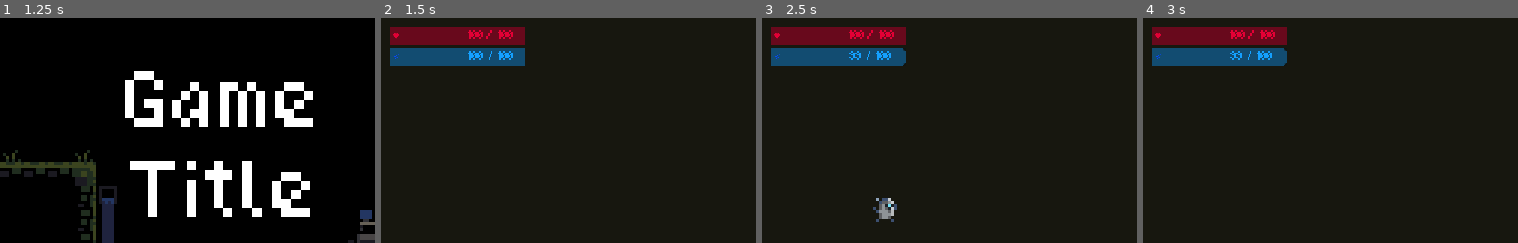
Above: before the commit, frames 1-4 (left to right).
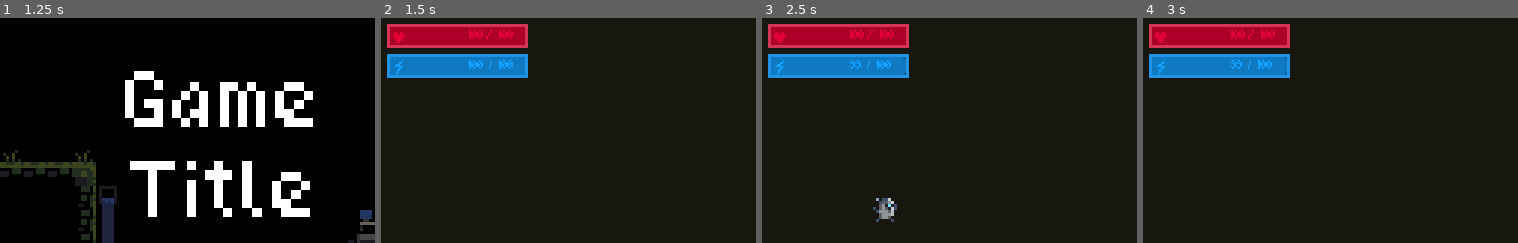
Above: after the commit, the same moments.

Repository: anqilique/2023-GameDev-Internal-Public
Game: Godot game, scene res://scenes/menu/menu.tscn
Two runs of this game, one before a commit and one after it. Both use one fixed random seed, a clock stepped at 60 frames per second and the inputs below.
Inputs (mouse positions are % of the whole screen's width and height, from its top left):
- Up to frame 1 (1.25 s): click "PLAY" at 0.5 s
- Up to frame 2 (1.5 s): click "YES" at 1.25 s
- Up to frame 3 (2.5 s): tap Enter at 2 s; move the mouse to (72, 45) at 2.02 s; hold Right (ui_right) from 2.03 s (still down); tap E (ui_interact) at 2.1 s; tap Up (ui_up) at 2.27 s
- Up to frame 4 (3 s): keep holding Right (ui_right); tap Enter at 2.75 s; move the mouse to (30, 55) at 2.77 s; tap E (ui_interact) at 2.85 s
The pictures show only the part of the screen within x 0-50%, y 0-50%; the shares and areas given below are measured in that part.

Frame 1 is identical in both runs. In frame 2, 8.7% of the frame differs, in the area x 1-40%, y 2-27%; in frame 3, 8.7%; in frame 4, 8.7%.

Commit message:
Alpha - August 27th

Diff:
--- a/GameDevInternal - AHulot/scenes/environment/green_03.tscn
+++ b/GameDevInternal - AHulot/scenes/environment/green_03.tscn
@@ -82,7 +82,7 @@
 color = Color(0.945098, 0.960784, 0.964706, 1)
 
 [node name="Marker2D" type="Marker2D" parent="."]
-position = Vector2(426.564, 67.9848)
+position = Vector2(455.781, 373.639)
 
 [node name="Orbs" parent="." instance=ExtResource("9_b25x1")]
 position = Vector2(-12.3838, -26.4169)
--- a/GameDevInternal - AHulot/scenes/environment/green_04.tscn
+++ b/GameDevInternal - AHulot/scenes/environment/green_04.tscn
@@ -73,7 +73,7 @@
 color = Color(0.945098, 0.960784, 0.964706, 1)
 
 [node name="Marker2D" type="Marker2D" parent="."]
-position = Vector2(611.423, 324.754)
+position = Vector2(692.017, 102.152)
 
 [node name="Orbs" parent="." instance=ExtResource("8_5iong")]
 position = Vector2(-12.3838, -26.4169)
--- a/GameDevInternal - AHulot/scenes/menu/complete.tscn
+++ b/GameDevInternal - AHulot/scenes/menu/complete.tscn
@@ -1,4 +1,7 @@
-[gd_scene format=3 uid="uid://h3mxokjpuqu3"]
+[gd_scene load_steps=3 format=3 uid="uid://h3mxokjpuqu3"]
+
+[ext_resource type="Script" path="res://scripts/menu/complete.gd" id="1_h01h8"]
+[ext_resource type="Theme" uid="uid://c2f6p6bex2d8r" path="res://other/theme.tres" id="2_p3c4j"]
 
 [node name="Complete" type="Control"]
 layout_mode = 3
@@ -7,6 +10,7 @@
 anchor_bottom = 1.0
 grow_horizontal = 2
 grow_vertical = 2
+script = ExtResource("1_h01h8")
 
 [node name="CanvasLayer" type="CanvasLayer" parent="."]
 
@@ -23,3 +27,13 @@
 offset_bottom = 89.7544
 text = "Game Complete! :D"
 horizontal_alignment = 1
+
+[node name="Return" type="Button" parent="CanvasLayer"]
+offset_left = 88.8245
+offset_top = 95.1241
+offset_right = 160.824
+offset_bottom = 123.124
+theme = ExtResource("2_p3c4j")
+text = "RETURN"
+
+[connection signal="pressed" from="CanvasLayer/Return" to="." method="_on_return_pressed"]
--- a/GameDevInternal - AHulot/scenes/objects/bullet.tscn
+++ b/GameDevInternal - AHulot/scenes/objects/bullet.tscn
@@ -1,22 +1,24 @@
-[gd_scene load_steps=4 format=3]
+[gd_scene load_steps=4 format=3 uid="uid://cxn7kj3jiu6g2"]
 
 [ext_resource type="Script" path="res://scripts/objects/bullet.gd" id="1_urua1"]
 [ext_resource type="Texture2D" uid="uid://dn5yh4ul23jgg" path="res://assets/bullet.png" id="2_agh12"]
 
 [sub_resource type="RectangleShape2D" id="RectangleShape2D_m7ht5"]
-size = Vector2(2.25132, 2.29241)
+size = Vector2(3.77931, 3.75167)
 
 [node name="Bullet" type="Area2D"]
 z_index = -1
+scale = Vector2(0.5, 0.5)
 collision_mask = 5
 script = ExtResource("1_urua1")
 
 [node name="Sprite2D" type="Sprite2D" parent="."]
-scale = Vector2(0.25, 0.25)
+position = Vector2(0.0286527, 0.0259876)
 texture = ExtResource("2_agh12")
 
 [node name="SolidCollision" type="CollisionShape2D" parent="."]
-rotation = -1.5708
+position = Vector2(0.0237648, 0.00801849)
+scale = Vector2(0.5, 0.5)
 shape = SubResource("RectangleShape2D_m7ht5")
 
 [node name="VisibleOnScreenNotifier2D" type="VisibleOnScreenNotifier2D" parent="."]
--- a/GameDevInternal - AHulot/scenes/objects/orbs.tscn
+++ b/GameDevInternal - AHulot/scenes/objects/orbs.tscn
@@ -1,29 +1,34 @@
-[gd_scene load_steps=4 format=3]
+[gd_scene load_steps=4 format=3 uid="uid://bva065eirjae3"]
 
 [ext_resource type="Script" path="res://scripts/objects/orbs.gd" id="1_jq5em"]
 [ext_resource type="Texture2D" uid="uid://ca8o45w2x4gx5" path="res://assets/orbs.png" id="2_kojbw"]
 
 [sub_resource type="CircleShape2D" id="CircleShape2D_b3uqj"]
-radius = 5.02843
+radius = 2.15729
 
 [node name="Orbs" type="CharacterBody2D"]
-scale = Vector2(0.282405, 0.282405)
+position = Vector2(0.0078125, 1.02344)
+scale = Vector2(0.25, 0.25)
 collision_layer = 8
 script = ExtResource("1_jq5em")
 
 [node name="Orb" type="Sprite2D" parent="."]
+position = Vector2(1.92412, -1.96152)
 texture = ExtResource("2_kojbw")
 hframes = 2
 
 [node name="CollisionShape2D" type="CollisionShape2D" parent="."]
 visible = false
+position = Vector2(1.96875, -1.875)
 shape = SubResource("CircleShape2D_b3uqj")
 
 [node name="CollectRange" type="Area2D" parent="."]
+position = Vector2(1.96875, -1.90625)
 collision_layer = 8
 collision_mask = 2
 
 [node name="CollisionShape2D" type="CollisionShape2D" parent="CollectRange"]
+position = Vector2(0.0113456, 0.00562477)
 shape = SubResource("CircleShape2D_b3uqj")
 
 [node name="Timer" type="Timer" parent="."]
--- a/GameDevInternal - AHulot/scenes/ui/countdown.tscn
+++ b/GameDevInternal - AHulot/scenes/ui/countdown.tscn
@@ -18,8 +18,7 @@
 scale = Vector2(0.6, 0.6)
 text = "Day 01 : Hour 00"
 
-[node name="HourTimer" type="Timer" parent="."]
-wait_time = 30.0
+[node name="Timer" type="Timer" parent="."]
 autostart = true
 
-[connection signal="timeout" from="HourTimer" to="." method="_on_hour_timer_timeout"]
+[connection signal="timeout" from="Timer" to="." method="_on_timer_timeout"]
--- a/GameDevInternal - AHulot/scenes/ui/stats.tscn
+++ b/GameDevInternal - AHulot/scenes/ui/stats.tscn
@@ -1,6 +1,11 @@
-[gd_scene load_steps=2 format=3 uid="uid://dnyp3od2byjj8"]
+[gd_scene load_steps=5 format=3 uid="uid://dnyp3od2byjj8"]
 
 [ext_resource type="Theme" uid="uid://c2f6p6bex2d8r" path="res://other/theme.tres" id="1_0gmwc"]
+[ext_resource type="Texture2D" uid="uid://lpxkj5noogbu" path="res://assets/ui_icons.png" id="2_pc7h7"]
+
+[sub_resource type="StyleBoxFlat" id="StyleBoxFlat_otw3j"]
+
+[sub_resource type="StyleBoxFlat" id="StyleBoxFlat_tmh45"]
 
 [node name="Stats" type="Control"]
 layout_mode = 3
@@ -15,11 +20,13 @@
 top_level = true
 layout_mode = 0
 offset_left = 3.0
-offset_top = 2.5
+offset_top = 2.61799
 offset_right = 211.0
-offset_bottom = 30.5
+offset_bottom = 30.618
 scale = Vector2(0.216967, 0.216967)
 theme = ExtResource("1_0gmwc")
+theme_override_styles/background = SubResource("StyleBoxFlat_otw3j")
+step = 1.0
 value = 100.0
 rounded = true
 show_percentage = false
@@ -34,24 +41,23 @@
 horizontal_alignment = 1
 vertical_alignment = 1
 
-[node name="Icon" type="Label" parent="HealthBar"]
-layout_mode = 0
-offset_left = 2.45539
-offset_top = 3.50769
-offset_right = 24.4554
-offset_bottom = 26.5077
-text = "♥"
-vertical_alignment = 1
+[node name="Icon" type="Sprite2D" parent="HealthBar"]
+position = Vector2(13.5698, 14.8498)
+scale = Vector2(2.42206, 2.63835)
+texture = ExtResource("2_pc7h7")
+hframes = 2
 
 [node name="EnergyBar" type="ProgressBar" parent="."]
 modulate = Color(0.0784314, 0.627451, 1, 1)
 top_level = true
 layout_mode = 0
 offset_left = 3.25
-offset_top = 9.65032
+offset_top = 12.8342
 offset_right = 211.25
-offset_bottom = 37.6503
+offset_bottom = 40.8342
 scale = Vector2(0.217, 0.217)
+theme_override_styles/background = SubResource("StyleBoxFlat_tmh45")
+step = 1.0
 value = 100.0
 rounded = true
 show_percentage = false
@@ -66,12 +72,25 @@
 horizontal_alignment = 1
 vertical_alignment = 1
 
-[node name="Icon" type="Label" parent="EnergyBar"]
-modulate = Color(0.4, 0.439216, 1, 1)
+[node name="Icon" type="Sprite2D" parent="EnergyBar"]
+position = Vector2(13.5698, 14.8498)
+scale = Vector2(2.42206, 2.63835)
+texture = ExtResource("2_pc7h7")
+hframes = 2
+frame = 1
+
+[node name="ColorRect" type="ColorRect" parent="."]
 layout_mode = 0
-offset_left = 3.39531
-offset_top = 3.84781
-offset_right = 25.3954
-offset_bottom = 26.8478
-text = "⚡"
-vertical_alignment = 1
+offset_left = 2.0
+offset_top = 2.0
+offset_right = 49.0
+offset_bottom = 10.0
+color = Color(0.847059, 0.211765, 0.32549, 0.980392)
+
+[node name="ColorRect2" type="ColorRect" parent="."]
+layout_mode = 0
+offset_left = 2.08117
+offset_top = 12.0925
+offset_right = 49.0812
+offset_bottom = 20.0925
+color = Color(0.141176, 0.635294, 1, 0.886275)
--- a/GameDevInternal - AHulot/scripts/characters/player.gd
+++ b/GameDevInternal - AHulot/scripts/characters/player.gd
@@ -280,7 +280,7 @@
 
 	self.hide()
 
-	if Input.is_action_just_pressed("ui_interact"):
+	if global.time_left != 0 and Input.is_action_just_pressed("ui_interact"):
 		player_vars.energy = 0.1 * player_vars.max_energy
 		player_vars.health = 0.25 * player_vars.max_health
 
@@ -323,12 +323,13 @@
 
 
 func _on_idle_regen_timeout():
-	if player_vars.energy < player_vars.max_energy:
-			var add_energy = 1
-			if (player_vars.energy + add_energy) > player_vars.max_energy:
-				player_vars.energy = player_vars.max_energy
-			else:
-				player_vars.energy += add_energy
+	if state != DEAD:
+		if player_vars.energy < player_vars.max_energy:
+				var add_energy = 1
+				if (player_vars.energy + add_energy) > player_vars.max_energy:
+					player_vars.energy = player_vars.max_energy
+				else:
+					player_vars.energy += add_energy
 
 
 func _on_alert_timer_timeout():
--- /dev/null
+++ b/GameDevInternal - AHulot/scripts/menu/complete.gd
@@ -0,0 +1,15 @@
+extends Control
+
+
+# Called when the node enters the scene tree for the first time.
+func _ready():
+	pass # Replace with function body.
+
+
+# Called every frame. 'delta' is the elapsed time since the previous frame.
+func _process(delta):
+	pass
+
+
+func _on_return_pressed():
+	get_tree().change_scene_to_file("res://scenes/menu/menu.tscn")
--- a/GameDevInternal - AHulot/scripts/misc/global.gd
+++ b/GameDevInternal - AHulot/scripts/misc/global.gd
@@ -97,8 +97,7 @@
 			Vector2(426, 67)
 		],
 		"parts" : [
-			Vector2(696, 188),
-			Vector2(468, 374)
+			Vector2(696, 188)
 		],
 		"camps" : [],
 		"items" : []
@@ -121,7 +120,8 @@
 			Vector2(484, 314)
 		],
 		"parts" : [
-			Vector2(611, 324)
+			Vector2(611, 324),
+			Vector2(692, 102)
 		],
 		"camps" : [],
 		"items" : []
@@ -150,12 +150,7 @@
 
 }
 
-var current_hour = 0
-var hours_left = 24
-var current_day = 1
-var days_left = 10
-var display_hour = "00"
-var display_day = "01"
+var time_left = 120
 
 
 func change_scene():
--- a/GameDevInternal - AHulot/scripts/objects/bullet.gd
+++ b/GameDevInternal - AHulot/scripts/objects/bullet.gd
@@ -6,7 +6,7 @@
 
 # Called when the node enters the scene tree for the first time.
 func _ready():
-	pass
+	look_at(get_global_mouse_position())
 
 
 # Called every frame. 'delta' is the elapsed time since the previous frame.
--- a/GameDevInternal - AHulot/scripts/objects/parts.gd
+++ b/GameDevInternal - AHulot/scripts/objects/parts.gd
@@ -6,6 +6,12 @@
 
 func _ready():
 	$HoverText.hide()
+
+	global.required_spawn = []
+	for required_type in global.required_parts.keys():
+		if player_vars.collected_parts[required_type] < global.required_parts[required_type]:
+			for r in range(global.required_parts[required_type] - player_vars.collected_parts[required_type]):
+				global.required_spawn.append(required_type)
 
 	print(global.required_spawn)
 
@@ -16,6 +22,10 @@
 
 func _physics_process(_delta):
 	var player = get_node("/root/World/Player")
+	var type = $Sprite2D.frame
+
+	if type not in global.required_spawn:
+		$Sprite2D.frame = global.required_spawn[randi() % global.required_spawn.size()]
 
 	if Input.is_action_just_pressed("ui_interact") and player in $CollectRange.get_overlapping_bodies():
 		$HoverText.hide()
@@ -23,15 +33,14 @@
 
 		print(">> Player picked up Part")
 
-		var type = $Sprite2D.frame
 		player_vars.collected_parts[type] += 1
-		global.required_spawn.erase($Sprite2D.frame)
+		global.required_spawn.erase(type)
 
 		if part_id in global.scene_spawn[global.current_scene]["parts"]:
 			global.scene_spawn[global.current_scene]["parts"].erase(part_id)
 
 		print(">> Player Collected Part Type")
-		print(player_vars.collected_parts[type])
+		print(type)
 
 		print(">> Total Parts Collected")
 		print(player_vars.collected_parts)
--- a/GameDevInternal - AHulot/scripts/objects/ship.gd
+++ b/GameDevInternal - AHulot/scripts/objects/ship.gd
@@ -23,6 +23,7 @@
 	for type in global.required_parts.keys():
 		parts_progress += str(global.ship_parts[type]) + " / " + str(global.required_parts[type]) + "\n"
 
+	global.required_spawn = []
 	for required_type in global.required_parts.keys():
 		for r in range(global.required_parts[required_type]):
 			global.required_spawn.append(required_type)
--- a/GameDevInternal - AHulot/scripts/ui/countdown.gd
+++ b/GameDevInternal - AHulot/scripts/ui/countdown.gd
@@ -2,41 +2,27 @@
 
 
 func _ready():
-	$TimeText.text = "Day " + global.display_day + " : " + "Hour " +  global.display_hour
+#	$TimeText.text = "Day " + global.display_day + " : " + "Hour " +  global.display_hour
+	$TimeText.text = str(global.time_left)
 
 
 # Called every frame. 'delta' is the elapsed time since the previous frame.
 func _process(_delta):
-	$TimeText.text = "Day " + global.display_day + " : " + "Hour " +  global.display_hour
+#	$TimeText.text = "Day " + global.display_day + " : " + "Hour " +  global.display_hour
+	$TimeText.text = str(global.time_left)
 
 
-func _on_hour_timer_timeout():
+func _on_timer_timeout():
 	if global.current_scene != "TutorialOne":
 
-		if global.hours_left == 1:
-			global.current_hour = 0
-			global.hours_left = 24
+		if global.time_left == 0:
+			$Timer.stop()
 
-			global.current_day += 1
-			global.days_left -= 1
+			var cam = get_node("/root/World/Player/Camera2D")
+			cam.apply_shake()
 
-			# Collision kills player.
-			if global.days_left <= 0:
-				var player = get_node("/root/World/Player")
-				player.dead_state()
-
-				$HourTimer.stop()
+			var player = get_node("/root/World/Player")
+			player.dead_state()
 
 		else:
-			global.hours_left -= 1
-			global.current_hour += 1
-
-		if len(str(global.current_day)) == 1:
-			global.display_day = "0" + str(global.current_day)
-		else:
-			global.display_day = str(global.current_day)
-
-		if len(str(global.current_hour)) == 1:
-			global.display_hour = "0" + str(global.current_hour)
-		else:
-			global.display_hour = str(global.current_hour)
+			global.time_left -= 1
Binary file changed: GameDevInternal - AHulot/Assets/Orbs.png
Binary file changed: GameDevInternal - AHulot/Assets/bullet.png
Binary file added: GameDevInternal - AHulot/assets/ui_icons.png
Not shown, added: GameDevInternal - AHulot/assets/ui_icons.png.import
Not shown: 1 places in GameDevInternal - AHulot/scenes/characters/player.tscn that only renumber resources
Not shown: 1 places in GameDevInternal - AHulot/scenes/environment/green_03.tscn that only renumber resources
Not shown: 1 places in GameDevInternal - AHulot/scenes/environment/green_04.tscn that only renumber resources
